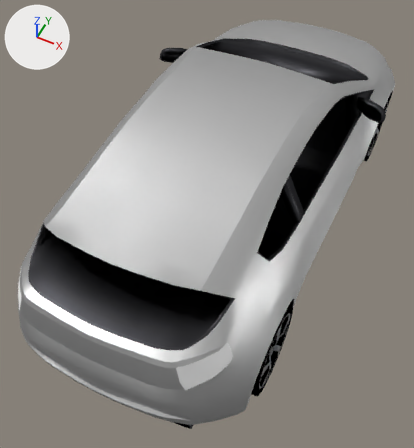
One commit to the Blender file Car/Car.blend: the scene before it, then after it.
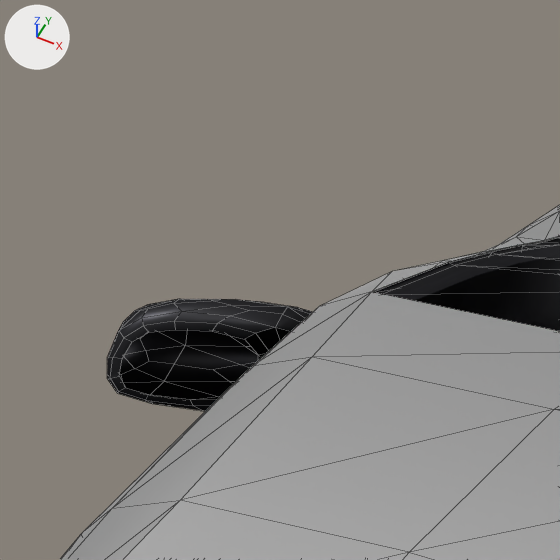
The first picture shows the older version from a 50 mm lens placed at (1.36, -3.45, 3.84), pointed at (-0.05, -0.62, 0.29). The close-ups show both versions on the part from 35% to 53% of the width and 2% to 19% of the height of that picture; other places that the commit changed are outside them. Arrows for +X, +Y and +Z are at upper left; the lights stay in place. The close-ups show mesh edges as thin lines.

Names of what the first close-up shows: 'Body_25', 'Glass_25', 'LeftMirror', 'Matte_25'.
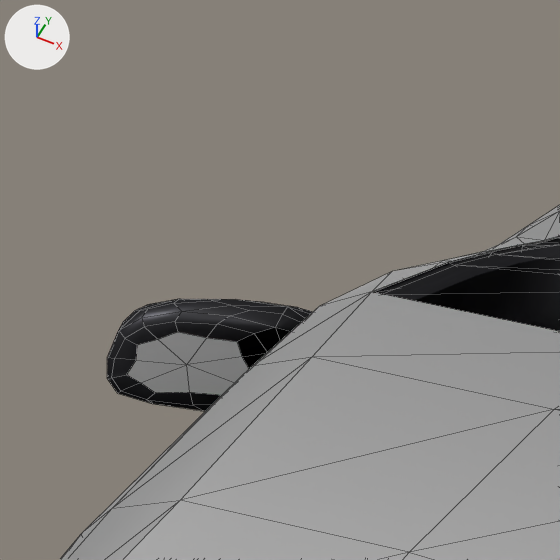
The newer file is also turned or shifted as a whole; pictures and numbers use the older file's frame.

Edits to the scene script, one JSON object a line:
```json
{"op": "add", "block": "mat_plastico", "code": ["mat_plastico = diffuse_material('Plastico')", "mat_plastico.base_color = (0.8, 0.8, 0.8)  # white #e7e7e7"]}
{"block": "me_untitled_000", "where": "# used by ob_leftmirror; location = (0.0, 0.0, 0.0)"}
{"block": "me_untitled_000", "where": "# verts and faces of me_untitled_000; kept vertices keep their numbers, new ones are numbered from 33"}
{"block": "me_untitled_000", "where": "# before: 26 (-0.982, 0.33, 1.05), 27 (-0.963, 0.342, 1.11), 28 (-0.96, 0.339, 1.033), 29 (-0.836, 0.391, 1.026), 30 (-0.82, 0.4, 1.065)"}
{"block": "me_untitled_000", "where": "# before: 31 (-0.924, 0.361, 1.122), 32 (-0.82, 0.405, 1.119)"}
{"op": "remove", "block": "me_untitled_000", "code": "me_untitled_000.from_pydata(...)  # 33 vertices, 46 faces; spans x -1.01..-0.716, y 0.32..0.565, z 0.978..1.146"}
{"op": "add", "block": "me_untitled_000", "code": "me_untitled_000.from_pydata(...)  # 33 vertices, 47 faces; spans x -1.01..-0.716, y 0.32..0.565, z 0.978..1.146"}
{"block": "me_untitled_000", "change": "me_untitled_000 part 1"}
{"op": "add", "block": "me_untitled_000", "code": "faces += [(26, 28, 29, 30, 32, 31, 27)]  # mat_plastico (white #e7e7e7)"}
{"op": "add", "block": "me_untitled_000", "code": "me_untitled_000.materials.append(mat_plastico)  # white #e7e7e7"}
```

Changed parts and their boxes [x1, y1, x2, y2] in the close-ups (560 x 560 px):
```json
{"part": 1, "of": "me_untitled_000", "change": "added", "after": [127, 332, 249, 395]}
```
